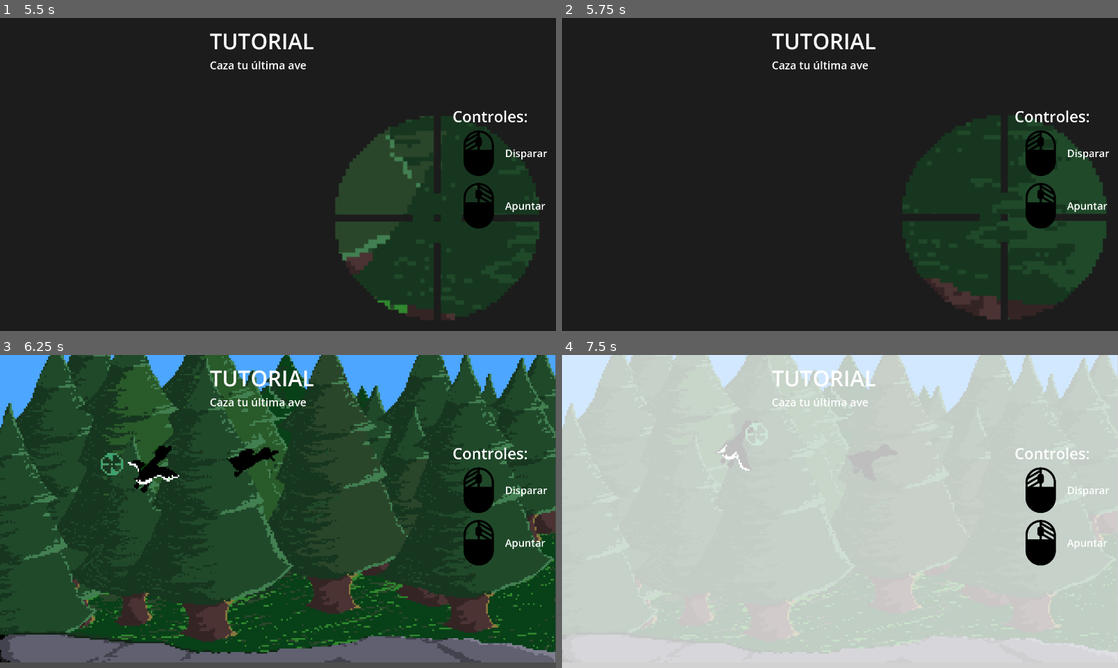
Above: before the commit, frames 1-4 (two rows, left to right).
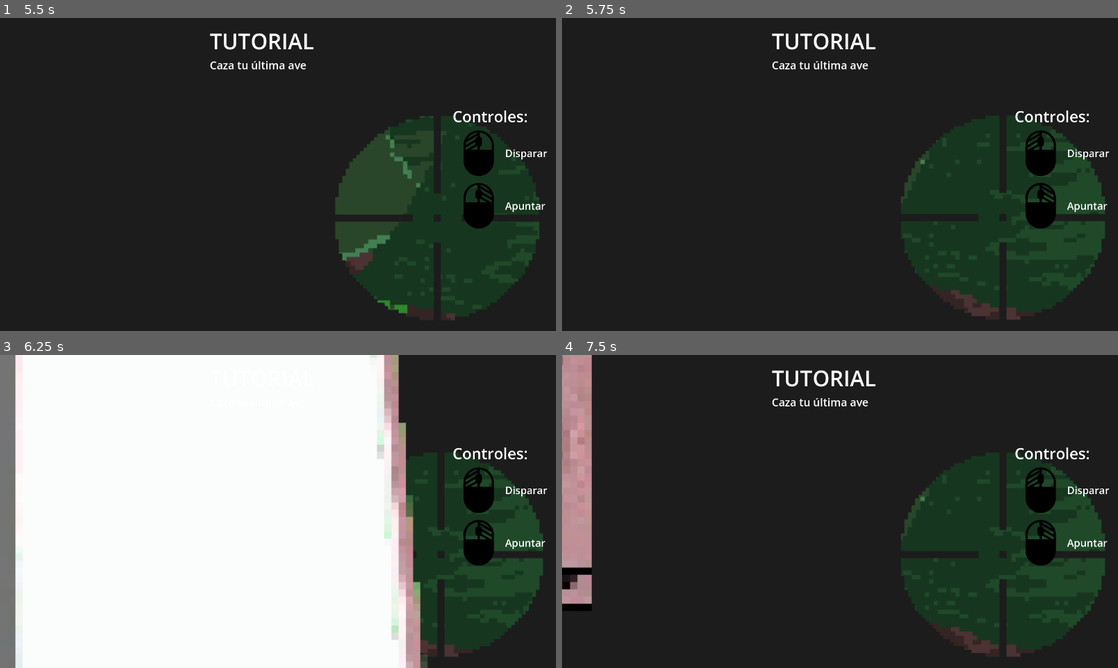
Above: after the commit, the same moments.

Repository: Zadcry/GameJam2025
Game: Godot game, scene res://menu_inicial/menuI.tscn
Same seed, same stepped clock (60 frames per second), same inputs: the game is played once before the commit and once after it.
Inputs (mouse positions are in pixels of both pictures, inside the frame that each line leads up to):
- Up to frame 1 (5.5 s): click (278, 233) at 0.5 s; click (88, 290) at 1.25 s; tap Enter (ui_accept) at 2, 2.27, 3.02, 4.52, 5.27 s; move the mouse to (61, 118) at 2.02 s; right-click (61, 118) at 2.1 s; click (61, 118) at 2.17 s; move the mouse to (166, 190) at 2.77 s; right-click (166, 190) at 2.85 s; click (166, 190) at 2.92 s; move the mouse to (83, 187) at 3.52 s; right-click (83, 187) at 3.6 s; click (83, 187) at 3.67 s; move the mouse to (250, 237) at 4.27 s; right-click (250, 237) at 4.35 s; click (250, 237) at 4.42 s; move the mouse to (444, 221) at 5.02 s; right-click (444, 221) at 5.1 s; click (444, 221) at 5.17 s
- Up to frame 2 (5.75 s): tap Escape (ui_cancel) at 5.65 s
- Up to frame 3 (6.25 s): move the mouse to (111, 464) at 5.77 s; right-click (111, 464) at 5.85 s; click (111, 464) at 5.92 s; tap Enter (ui_accept) at 6.02 s
- Up to frame 4 (7.5 s): move the mouse to (867, 511) at 6.52 s; right-click (867, 511) at 6.6 s; click (867, 511) at 6.67 s; move the mouse to (756, 433) at 7.27 s; right-click (756, 433) at 7.35 s; click (756, 433) at 7.42 s

Frame 1 is identical in both runs. In frame 2, 0.7% of the frame differs, in the area x 61-98%, y 31-97%; in frame 3, 90%; in frame 4, 98%, in the area x 0-100%, y 0-100%.

Commit message:
Update tutorial.gd

Diff:
--- a/scripts/tutorial.gd
+++ b/scripts/tutorial.gd
@@ -2,6 +2,8 @@
 
 @onready var pato1 : Area2D = $Animales
 @onready var pato2 : Area2D = $Animales2
+
+@onready var menu_pausa = preload("res://menu_pausa/Menu_P.tscn").instantiate()
 
 var PATO1_SPEED : float = randf_range(85, 105)
 var PATO2_SPEED_X : float = randf_range(55, 75)
@@ -23,8 +25,17 @@
 		anim2.play()
 		anim2.speed_scale = 1.7
 
+	# Añadir menú de pausa
+	add_child(menu_pausa)
+	menu_pausa.process_mode = Node.PROCESS_MODE_ALWAYS
+	menu_pausa.visible = false
+	menu_pausa.z_index = 100
 
 func _process(delta: float) -> void:
+	if get_tree().paused:
+		return
+
+	# Movimiento pato1 horizontal
 	pato1.position.x += PATO1_SPEED * delta
 	if pato1.position.x > SCREEN_LIMIT_X:
 		pato1.position.x = RESET_POSITION_X
@@ -34,7 +45,14 @@
 		pato2.position.x += PATO2_SPEED_X * delta
 		pato2.position.y -= PATO2_SPEED_Y * delta
 
-
 	if pato2.position.x > SCREEN_LIMIT_X or pato2.position.y < SCREEN_LIMIT_Y:
 		pato2.position.x = RESET_POSITION_X
 		pato2.position.y = RESET_POSITION_Y
+
+	# Pausar juego con ESC
+	if Input.is_action_just_pressed("ui_cancel"):
+		get_tree().paused = true
+		menu_pausa.visible = true
+		if menu_pausa.has_method("show_pause_menu"):
+			menu_pausa.show_pause_menu()
+		Input.mouse_mode = Input.MOUSE_MODE_VISIBLE
